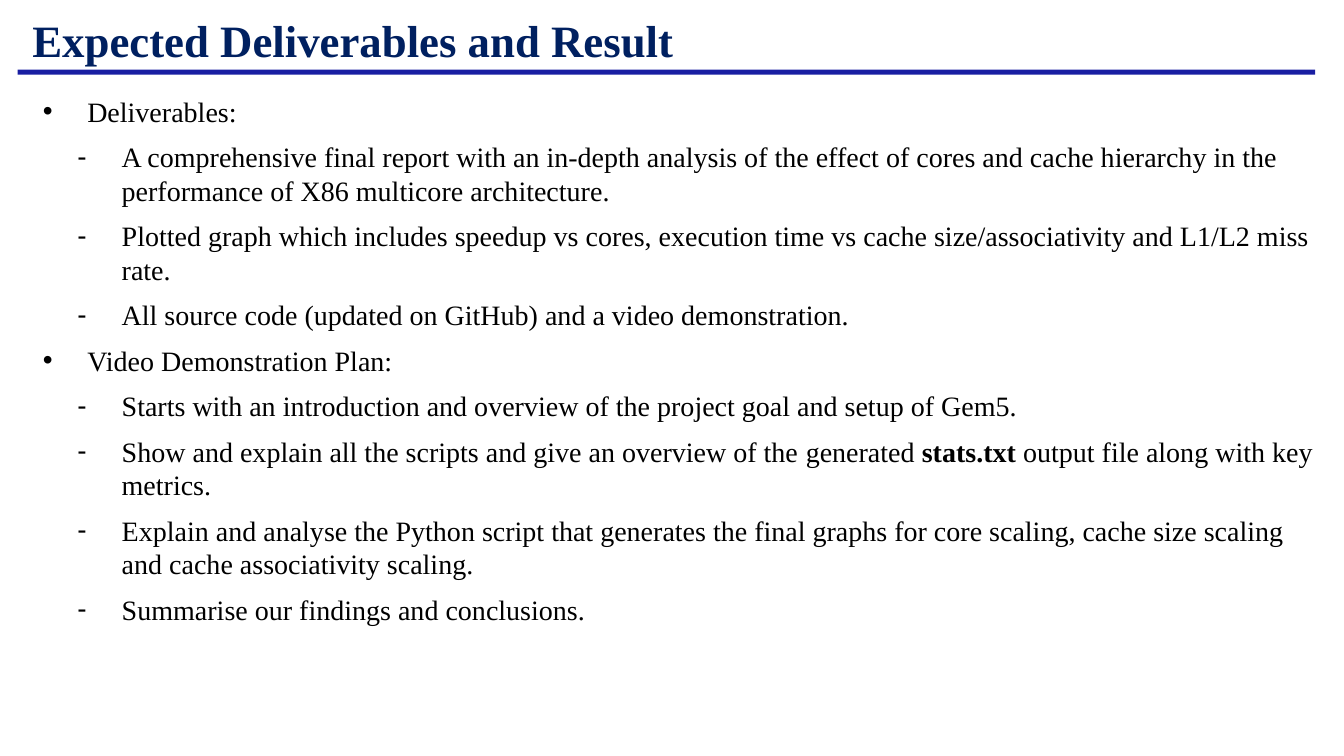
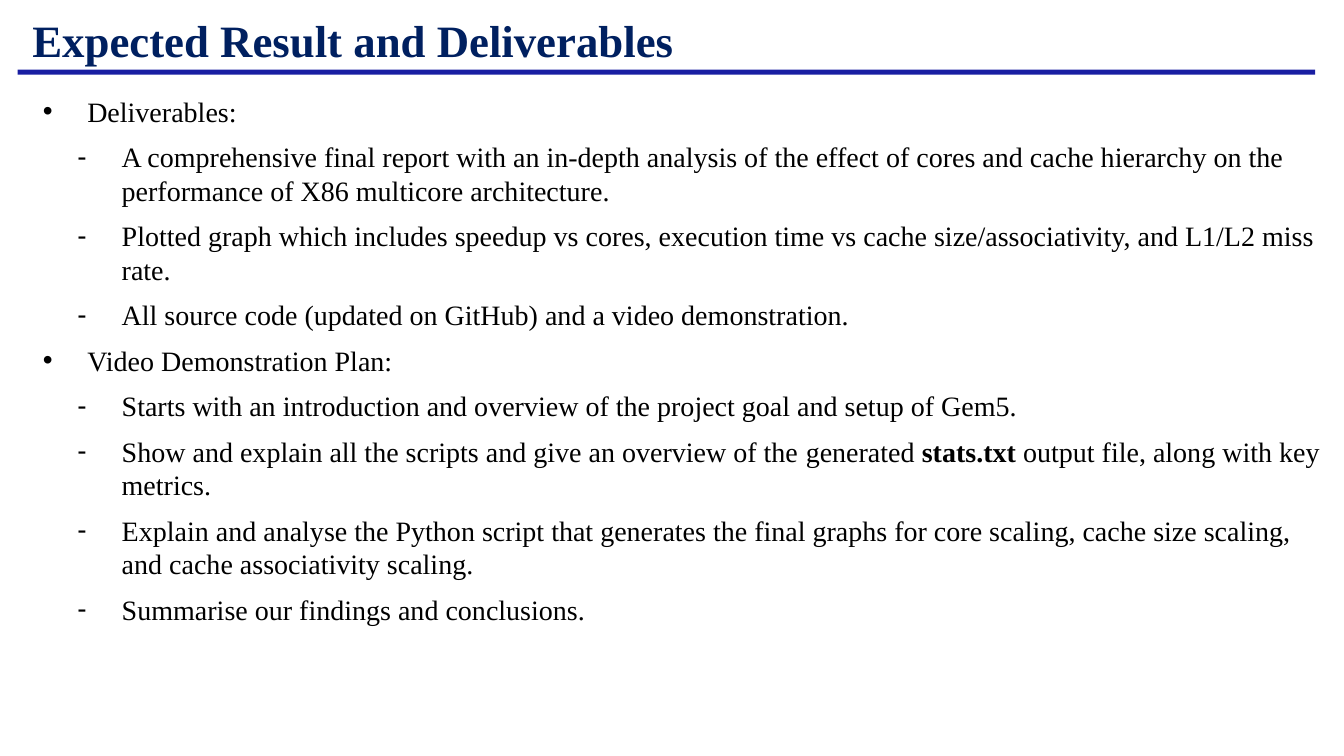
Before and after one commit to harshit-raj15/x86-Performance-Analysis, a slide deck: slide 9 of files/G4Progress.pptx (slide 7 before the commit). Drawn at 1344x756 pixels with LibreOffice and Linux fonts; fonts in the diff are those of the drawing; background and template pictures are left out. Boxes give left, top, right and bottom in pixels: in the first picture for what was removed or moved away, otherwise in the second. Text is boxed around its words. In the diff, an @@ line names an element or a change of style, - is before the commit and + after.

```diff
--- a/files/G4Progress.pptx
+++ b/files/G4Progress.pptx
@@ title at box(32, 26, 673, 67): text changed @@
-Expected Deliverables and Result
+Expected Result and Deliverables
@@ text at box(122, 147, 1313, 281): text changed @@
-  – A comprehensive final report with an in-depth analysis of the effect of cores and cache hierarchy in the performance of X86 multicore architecture.
-  – Plotted graph which includes speedup vs cores, execution time vs cache size/associativity and L1/L2 miss rate.
+  – A comprehensive final report with an in-depth analysis of the effect of cores and cache hierarchy on the performance of X86 multicore architecture.
+  – Plotted graph which includes speedup vs cores, execution time vs cache size/associativity, and L1/L2 miss rate.
@@ text at box(122, 442, 1319, 580): text changed @@
-  – Show and explain all the scripts and give an overview of the generated stats.txt output file along with key metrics.
-  – Explain and analyse the Python script that generates the final graphs for core scaling, cache size scaling and cache associativity scaling.
+  – Show and explain all the scripts and give an overview of the generated stats.txt output file, along with key metrics.
+  – Explain and analyse the Python script that generates the final graphs for core scaling, cache size scaling, and cache associativity scaling.
```
Also in this commit, not shown: 1 other slide changed, 2 slides added, 10 other files.
